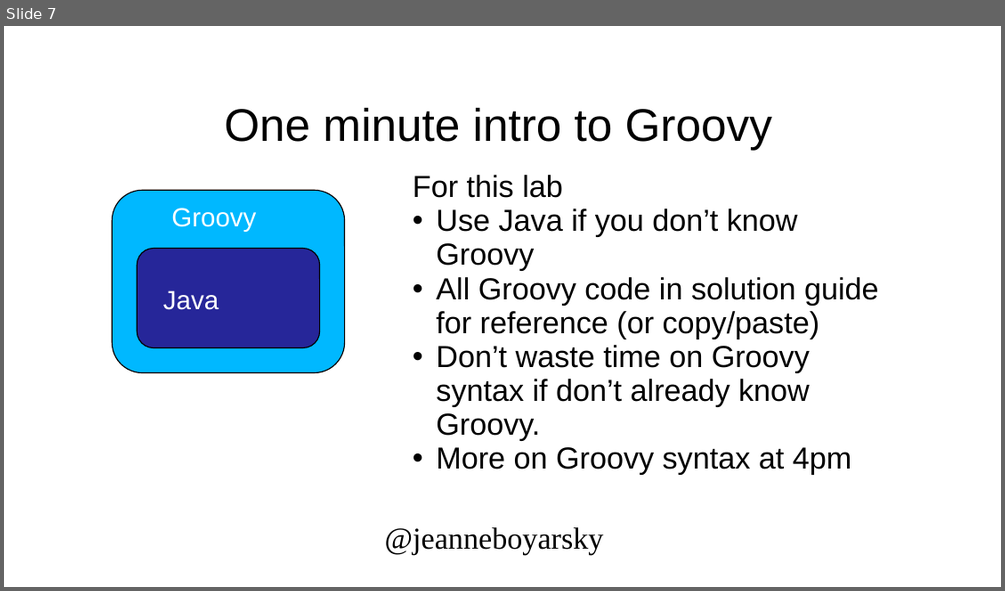
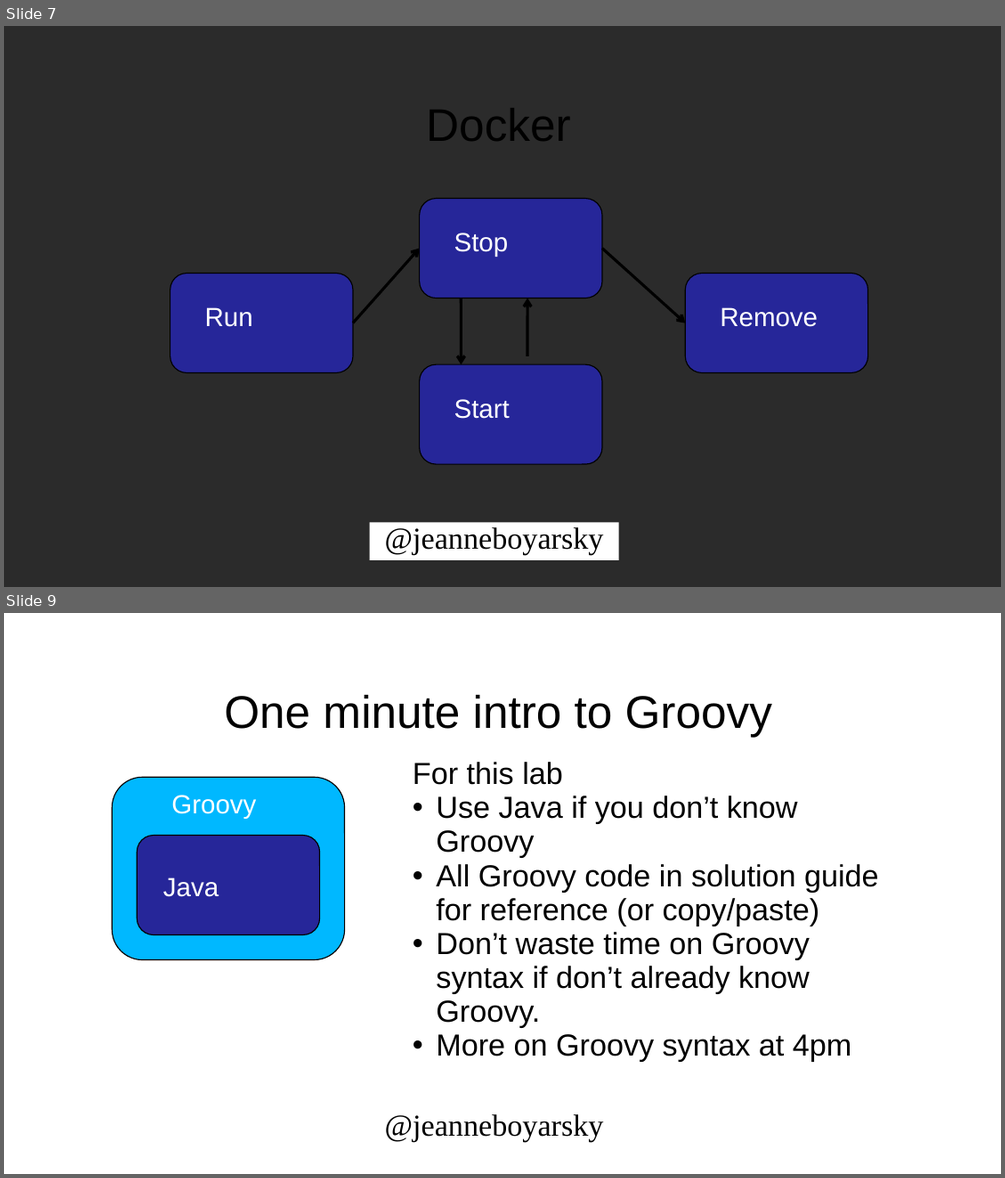
Before and after one commit to boyarsky/OracleCodeOne2018-HOL-Automating-Stack-Groovy, a slide deck: 2018-OracleCodeOne-Authomating Stack.ppt. Shown one above the other, each under a label of ours: slide 7 before the commit, slides 7 and 9 after it; the slides between them are not shown. The pictures are 1005x591 and 1005x1178 pixels, drawn with LibreOffice and Linux fonts; fonts in the diff are those of the drawing; background and template pictures are left out; a plain dark background stands for a picture behind light text. Boxes give left, top, right and bottom in pixels: in the first picture for what was removed or moved away, otherwise in the second. Text is boxed around its words. In the diff, an @@ line names an element or a change of style, - is before the commit and + after.

```diff
--- a/2018-OracleCodeOne-Authomating Stack.ppt
+++ b/2018-OracleCodeOne-Authomating Stack.ppt
@@ slide 7 added at [4, 26, 1001, 587], background picture (left out) @@
@@ title added at [426, 108, 571, 141], 33 pt, text #000000 @@
+Docker
@@ rounded rectangle added at [420, 199, 602, 298], fill #262699, outline #000000 0.74 pt @@
@@ text added at [454, 232, 509, 257], 19 pt, text #FFFFFF @@
+Stop
@@ arrow added from (353, 323) to (420, 248), #000000 2.01 pt @@
@@ arrow added from (602, 248) to (685, 323), #000000 2.01 pt @@
@@ rounded rectangle added at [170, 273, 353, 373], fill #262699, outline #000000 0.74 pt @@
@@ rounded rectangle added at [685, 273, 867, 373], fill #262699, outline #000000 0.74 pt @@
@@ text added at [205, 307, 253, 327], 19 pt, text #FFFFFF @@
+Run
@@ arrow added from (461, 298) to (461, 365), #000000 2.01 pt @@
@@ arrow added from (527, 356) to (527, 298), #000000 2.01 pt @@
@@ text added at [720, 307, 817, 327], 19 pt, text #FFFFFF @@
+Remove
@@ rounded rectangle added at [420, 365, 602, 465], fill #262699, outline #000000 0.74 pt @@
@@ text added at [454, 399, 510, 418], 19 pt, text #FFFFFF @@
+Start
@@ rectangle added at [370, 523, 619, 560], fill #FFFFFF, 22 pt, text #000000 @@
+@jeanneboyarsky
@@ what was slide 7 is now slide 9 @@
```
Also in this commit, not shown: 1 other slide added, 1 other file.
